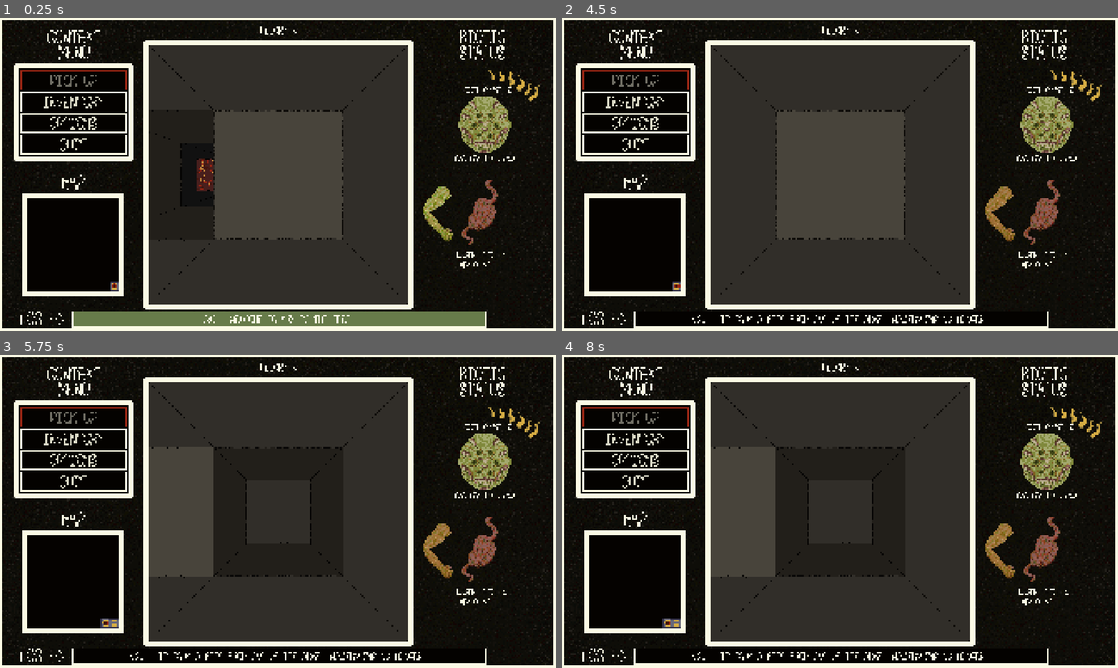
Above: before the commit, frames 1-4 (two rows, left to right).
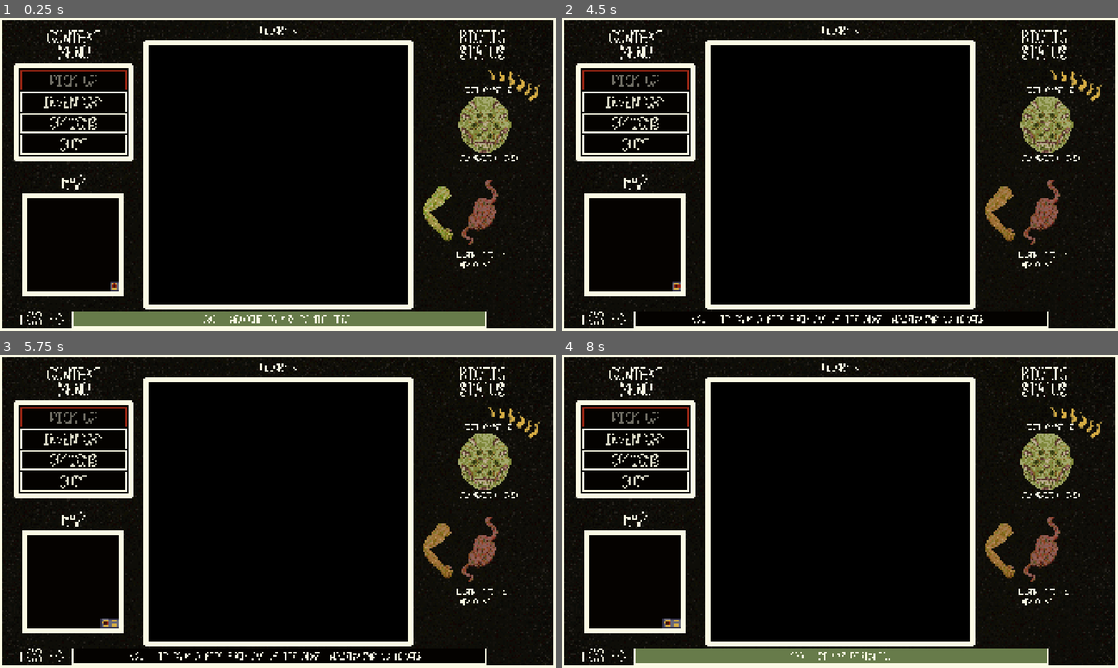
Above: after the commit, the same moments.

Repository: sym-z/arm-to-the-teeth
Game: Godot game, scene res://scenes/testing_level/testing_level.tscn
Two runs of this game, one before a commit and one after it. Both use one fixed random seed, a clock stepped at 60 frames per second and the inputs below. The project has no main scene, so this scene is started directly.
Inputs (mouse positions are in pixels of both pictures, inside the frame that each line leads up to):
- Up to frame 1 (0.25 s): no input
- Up to frame 2 (4.5 s): click "INVENTORY" at 0.5 s; click "EAT" at 1.25 s; click "BACK" at 2 s; click "OPTIONS" at 2.75 s; tap Enter at 3.5 s; move the mouse to (840, 318) at 3.52 s; hold D (turn_right) 3.53-4.25 s; hold Space (pick_up) 3.53-4.25 s; click (840, 318) at 3.67 s; click "BACK" at 4.25 s
- Up to frame 3 (5.75 s): tap Space (pick_up) at 5, 5.1 s; move the mouse to (166, 527) at 5.02 s; hold S (move_back) from 5.03 s (still down)
- Up to frame 4 (8 s): tap Enter at 5.75, 7.25 s; move the mouse to (895, 442) at 5.77 s; release S (move_back) at 5.78 s; hold D (turn_right) 5.78-6.53 s; hold Space (pick_up) 5.78-6.53 s; move the mouse to (812, 574) at 6.52 s; hold W (move_forward) 6.53-7.28 s; tap Space (pick_up) at 6.6 s; click (812, 574) at 6.67 s; move the mouse to (1006, 558) at 7.27 s; hold A (turn_left) from 7.28 s (still down); hold Space (pick_up) from 7.28 s (still down); tap P (debug_kill, bound only after the commit) at 7.9 s

The runs differ from the first frame. In frame 1, 37% of the frame differs, in the area x 26-94%, y 8-92%; in frame 2, 38%; in frame 3, 38%; in frame 4, 42%, in the area x 13-94%, y 8-99%.

Commit message:
eye transition set up

Diff:
--- a/src/prefabs/dungeon_viewport/dungeon_viewport.tscn
+++ b/src/prefabs/dungeon_viewport/dungeon_viewport.tscn
@@ -715,6 +715,7 @@
 d2_fff_right = NodePath("Distance 2/Farthest Right Wall")
 
 [node name="Vision Bounds" type="AnimatedSprite2D" parent="."]
+modulate = Color(0.51, 0.51, 0.51, 1)
 position = Vector2(960, 540)
 scale = Vector2(4, 4)
 sprite_frames = SubResource("SpriteFrames_wqhcc")
--- a/src/prefabs/player/player.gd
+++ b/src/prefabs/player/player.gd
@@ -324,9 +324,10 @@
 	if head.health <= 0:
 		if Globals.verbose_console == true:
 			print("PLAYER HAS DIED")
-		Log.add_log_message("IT HAS PERISHED.")
+		#Log.add_log_message("IT HAS PERISHED.")
 		#TODO: Stop all player input, pause, then transition to death scene
-		SceneTransition.testing_level()
+		#SceneTransition.testing_level()
+		ui.combat_viewport.check_player_death()
 
 func set_hunger_state():
 	var before_state : HUNGER_LEVEL = hunger_state
--- a/src/prefabs/ui/combat_viewport/combat_viewport.gd
+++ b/src/prefabs/ui/combat_viewport/combat_viewport.gd
@@ -62,13 +62,14 @@
 	visible = false
 	player = root_ui.player
 	map = root_ui.map
+	root_ui.eye_anim.connect("animation_finished", death_transition)
 	#if use_wheel == true:
 		#wheel_roller.connect("results_ready", )
 
-
-# Called every frame. 'delta' is the elapsed time since the previous frame.
-func _process(delta):
-	pass
+func _input(event):
+	if event.is_action_pressed("debug_kill"):
+		player.head.health = 0
+		check_player_death()
 
 func begin_combat(e : Enemy, loc : Vector2i):
 	if Globals.verbose_console == true:
@@ -452,8 +453,13 @@
 		player_dead = true
 		Log.add_log_message("IT HAS PERISHED.")
 		#TODO: Stop all player input, pause, then transition to death scene
+		#SceneTransition.testing_level()
+		root_ui.eye_anim.frame = 0
+		root_ui.eye_anim.play()
+
+func death_transition():
+	if player_dead == true:
 		SceneTransition.testing_level()
-
 func check_enemy_death():
 	if opponent.curr_health <= 0:
 		Log.add_log_message("IT HAS VANQUISHED THE ENEMY.")
--- a/src/prefabs/ui/ui.gd
+++ b/src/prefabs/ui/ui.gd
@@ -52,6 +52,9 @@
 @export var equipped_arm_anim_1 : AnimatedSprite2D
 @export var equipped_arm_anim_2 : AnimatedSprite2D
 @export var tooth_anim : AnimatedSprite2D
+
+@export_category("Eye Transition")
+@export var eye_anim : AnimatedSprite2D
 #endregion
 func _ready():
 	Log.connect("new_log", update_log_line)
@@ -83,6 +86,10 @@
 	player.connect("item_picked_up", refresh_stat_showcase)
 	player.connect("item_partial_pickup", refresh_stat_showcase)
 	refresh_stat_showcase()
+
+	eye_anim.frame = eye_anim.sprite_frames.get_frame_count("default") - 1
+	eye_anim.play_backwards("default")
+
 
 #region Mini Map
 func _on_mini_map_mini_map_ready():
--- a/src/prefabs/ui/ui.tscn
+++ b/src/prefabs/ui/ui.tscn
@@ -1,9 +1,10 @@
-[gd_scene load_steps=78 format=3 uid="uid://ceq7clgkyer44"]
+[gd_scene load_steps=94 format=3 uid="uid://ceq7clgkyer44"]
 
 [ext_resource type="Script" uid="uid://cloum0k0ggqel" path="res://prefabs/ui/ui.gd" id="1_gxjsb"]
 [ext_resource type="Theme" uid="uid://c4hxwvlb3lk68" path="res://themes/context_menu/margin_container/context_menu_margin_container.tres" id="2_4ieor"]
 [ext_resource type="Texture2D" uid="uid://di01mum33xdma" path="res://assets/visual/ui/prototype_texture_0_full_border.png" id="2_hvfel"]
 [ext_resource type="Theme" uid="uid://c2mywnu4h8hvj" path="res://themes/context_menu/margin_container/Panel/context_menu_panel_theme.tres" id="3_htiv7"]
+[ext_resource type="Texture2D" uid="uid://b2fl05p4wewi7" path="res://assets/visual/ui/eye_transition_0.png" id="3_locxv"]
 [ext_resource type="Theme" uid="uid://bn3i6d6cugm34" path="res://themes/context_menu/margin_container/button/context_menu_disablable_button_theme.tres" id="5_cllw1"]
 [ext_resource type="Theme" uid="uid://b4r4mirjty34t" path="res://themes/inventory/inventory_margin_container_theme.tres" id="6_mbf2n"]
 [ext_resource type="Theme" uid="uid://divs5bmwsxsso" path="res://themes/temp_labels/temporary_labels.tres" id="7_1is0v"]
@@ -26,6 +27,112 @@
 [ext_resource type="FontFile" uid="uid://btusrtqjgu407" path="res://assets/visual/ui/ui_font_1.png" id="18_w51vb"]
 [ext_resource type="Script" uid="uid://ctaigrvqpe5na" path="res://themes/reactive_stylebox/reactive_pc.gd" id="19_xqkvd"]
 
+[sub_resource type="AtlasTexture" id="AtlasTexture_rod3w"]
+atlas = ExtResource("3_locxv")
+region = Rect2(0, 0, 1920, 1080)
+
+[sub_resource type="AtlasTexture" id="AtlasTexture_fodve"]
+atlas = ExtResource("3_locxv")
+region = Rect2(1920, 0, 1920, 1080)
+
+[sub_resource type="AtlasTexture" id="AtlasTexture_wcb55"]
+atlas = ExtResource("3_locxv")
+region = Rect2(3840, 0, 1920, 1080)
+
+[sub_resource type="AtlasTexture" id="AtlasTexture_bfx8m"]
+atlas = ExtResource("3_locxv")
+region = Rect2(5760, 0, 1920, 1080)
+
+[sub_resource type="AtlasTexture" id="AtlasTexture_0a1xg"]
+atlas = ExtResource("3_locxv")
+region = Rect2(7680, 0, 1920, 1080)
+
+[sub_resource type="AtlasTexture" id="AtlasTexture_07iut"]
+atlas = ExtResource("3_locxv")
+region = Rect2(9600, 0, 1920, 1080)
+
+[sub_resource type="AtlasTexture" id="AtlasTexture_a0gks"]
+atlas = ExtResource("3_locxv")
+region = Rect2(11520, 0, 1920, 1080)
+
+[sub_resource type="AtlasTexture" id="AtlasTexture_hg2lu"]
+atlas = ExtResource("3_locxv")
+region = Rect2(13440, 0, 1920, 1080)
+
+[sub_resource type="AtlasTexture" id="AtlasTexture_3dlba"]
+atlas = ExtResource("3_locxv")
+region = Rect2(15360, 0, 1920, 1080)
+
+[sub_resource type="AtlasTexture" id="AtlasTexture_jvrmo"]
+atlas = ExtResource("3_locxv")
+region = Rect2(17280, 0, 1920, 1080)
+
+[sub_resource type="AtlasTexture" id="AtlasTexture_bsq4w"]
+atlas = ExtResource("3_locxv")
+region = Rect2(19200, 0, 1920, 1080)
+
+[sub_resource type="AtlasTexture" id="AtlasTexture_hjeeh"]
+atlas = ExtResource("3_locxv")
+region = Rect2(21120, 0, 1920, 1080)
+
+[sub_resource type="AtlasTexture" id="AtlasTexture_ukgtl"]
+atlas = ExtResource("3_locxv")
+region = Rect2(23040, 0, 1920, 1080)
+
+[sub_resource type="AtlasTexture" id="AtlasTexture_6bp04"]
+atlas = ExtResource("3_locxv")
+region = Rect2(24960, 0, 1920, 1080)
+
+[sub_resource type="SpriteFrames" id="SpriteFrames_u5l0a"]
+animations = [{
+"frames": [{
+"duration": 1.0,
+"texture": SubResource("AtlasTexture_rod3w")
+}, {
+"duration": 1.0,
+"texture": SubResource("AtlasTexture_fodve")
+}, {
+"duration": 1.0,
+"texture": SubResource("AtlasTexture_wcb55")
+}, {
+"duration": 1.0,
+"texture": SubResource("AtlasTexture_bfx8m")
+}, {
+"duration": 1.0,
+"texture": SubResource("AtlasTexture_0a1xg")
+}, {
+"duration": 1.0,
+"texture": SubResource("AtlasTexture_07iut")
+}, {
+"duration": 1.0,
+"texture": SubResource("AtlasTexture_a0gks")
+}, {
+"duration": 1.0,
+"texture": SubResource("AtlasTexture_hg2lu")
+}, {
+"duration": 1.0,
+"texture": SubResource("AtlasTexture_3dlba")
+}, {
+"duration": 1.0,
+"texture": SubResource("AtlasTexture_jvrmo")
+}, {
+"duration": 1.0,
+"texture": SubResource("AtlasTexture_bsq4w")
+}, {
+"duration": 1.0,
+"texture": SubResource("AtlasTexture_hjeeh")
+}, {
+"duration": 1.0,
+"texture": SubResource("AtlasTexture_ukgtl")
+}, {
+"duration": 1.0,
+"texture": SubResource("AtlasTexture_6bp04")
+}],
+"loop": false,
+"name": &"default",
+"speed": 20.0
+}]
+
 [sub_resource type="StyleBoxFlat" id="StyleBoxFlat_b7xdf"]
 bg_color = Color(0.0196078, 0.00784314, 0, 1)
 border_width_left = 16
@@ -409,7 +516,7 @@
 border_width_bottom = 4
 border_color = Color(0.984314, 0.980392, 0.898039, 1)
 
-[node name="UI" type="CanvasLayer" node_paths=PackedStringAr …(409 unchanged characters)… _1", "equipped_arm_anim_2", "tooth_anim")]
+[node name="UI" type="CanvasLayer" node_paths=PackedStringAr …(409 unchanged characters)… _1", "equipped_arm_anim_2", "tooth_anim", "eye_anim")]
 script = ExtResource("1_gxjsb")
 pickup_button = NodePath("Context Menu/Context Menu Container/Button Container/Pick Up")
 inventory_button = NodePath("Context Menu/Context Menu Container/Button Container/Inventory")
@@ -435,10 +542,15 @@
 equipped_arm_anim_1 = NodePath("Stat Showcase/Arm")
 equipped_arm_anim_2 = NodePath("Stat Showcase/Arm2")
 tooth_anim = NodePath("Stat Showcase/Teeth")
+eye_anim = NodePath("Eye Transition")
 
 [node name="Combat Viewport" parent="." node_paths=PackedStringArray("root_ui") instance=ExtResource("18_hvfel")]
 visible = false
 root_ui = NodePath("..")
+
+[node name="Eye Transition" type="AnimatedSprite2D" parent="."]
+sprite_frames = SubResource("SpriteFrames_u5l0a")
+centered = false
 
 [node name="Background" type="TextureRect" parent="."]
 offset_right = 1920.0
@@ -597,12 +709,12 @@
 vertical_alignment = 1
 
 [node name="TEMP HEAD" type="Label" parent="Stat Showcase"]
-offset_left = 1445.0
-offset_top = 461.0
-offset_right = 1893.0
-offset_bottom = 505.0
+offset_left = 1456.0
+offset_top = 460.0
+offset_right = 1904.0
+offset_bottom = 504.0
 theme = ExtResource("7_1is0v")
-text = "HEAD HEALTH: X"
+text = "HEAD HEALTH: (5/5)"
 horizontal_alignment = 1
 vertical_alignment = 1
 
--- a/src/project.godot
+++ b/src/project.godot
@@ -79,6 +79,11 @@
 "events": [Object(InputEventKey,"resource_local_to_scene":false,"resource_name":"","device":-1,"window_id":0,"alt_press …(192 unchanged characters)…
 ]
 }
+debug_kill={
+"deadzone": 0.2,
+"events": [Object(InputEventKey,"resource_local_to_scene":false,"resource_name":"","device":-1,"window_id":0,"alt_pressed":false,"shift_pressed":false,"ctrl_pressed":false,"meta_pressed":false,"pressed":false,"keycode":0,"physical_keycode":80,"key_label":0,"unicode":112,"location":0,"echo":false,"script":null)
+]
+}
 
 [rendering]
 
Not shown, changed: docs/DEVLOG.md
Not shown, changed: docs/TODO.md
